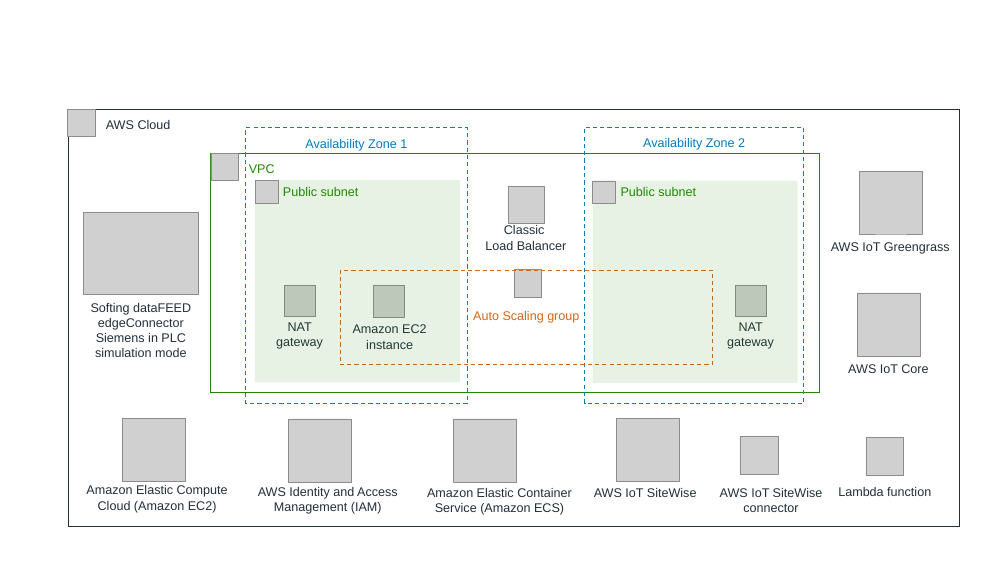
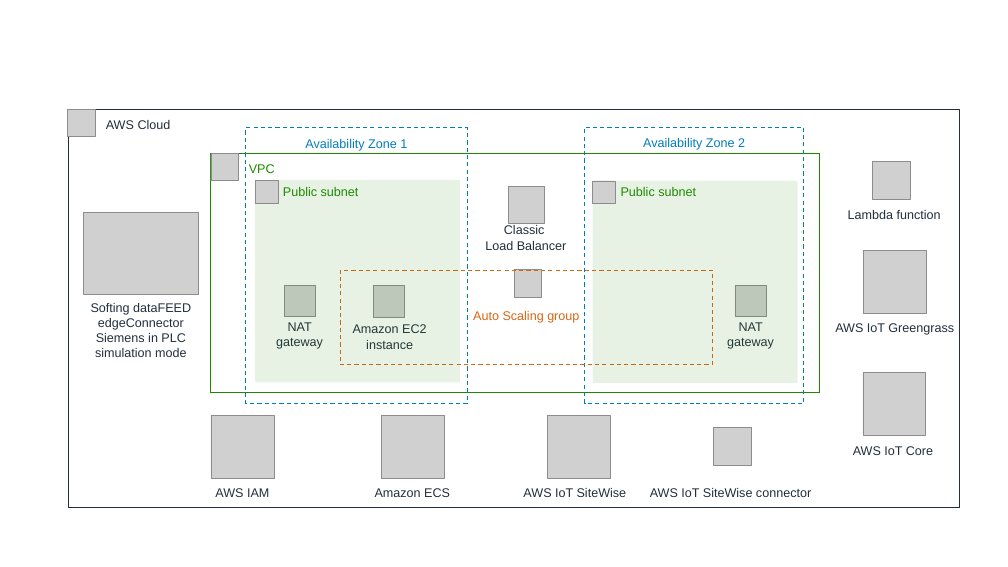
Before and after one commit to aws-quickstart/quickstart-softing-edgeconnector-siemens, a slide deck: slide 1 of docs/images/softing-edgeconnector-siemens-architecture-diagram.pptx. Drawn at 1008x567 pixels with LibreOffice and Linux fonts; fonts in the diff are those of the drawing; grey boxes stand for pictures. Boxes give left, top, right and bottom in pixels: in the first picture for what was removed or moved away, otherwise in the second. Text is boxed around its words. In the diff, an @@ line names an element or a change of style, - is before the commit and + after.

```diff
--- a/docs/images/softing-edgeconnector-siemens-architecture-diagram.pptx
+++ b/docs/images/softing-edgeconnector-siemens-architecture-diagram.pptx
@@ rectangle "AWS Cloud": place and size @@
-rectangle "AWS Cloud" at (68, 110, 960, 527)
+rectangle "AWS Cloud" at (68, 110, 960, 507)
@@ picture: place and size @@
-picture at (866, 438, 904, 476)
+picture at (873, 161, 910, 199)
@@ text "Lambda function": place and size @@
-text "Lambda function" at (838, 487, 931, 496)
+text "Lambda function" at (848, 210, 941, 219)
@@ 2 pictures, 2 texts: place and size @@
-2 pictures, 2 texts at (831, 171, 950, 373)
+2 pictures, 2 texts at (835, 251, 954, 455)
@@ picture removed at (123, 418, 185, 481) @@
@@ picture: place and size @@
-picture at (289, 419, 352, 482)
+picture at (211, 416, 274, 479)
@@ picture: place and size @@
-picture at (454, 419, 516, 482)
+picture at (381, 416, 444, 479)
@@ picture: place and size @@
-picture at (617, 418, 680, 481)
+picture at (547, 416, 610, 479)
@@ picture: place and size @@
-picture at (740, 436, 778, 474)
+picture at (714, 427, 752, 465)
@@ text removed at (86, 485, 228, 513) @@
-Amazon Elastic Compute Cloud (Amazon EC2)
@@ text at (215, 488, 269, 497): text changed @@
-AWS Identity and Access Management (IAM)
+AWS IAM
@@ text at (375, 488, 450, 497): text changed @@
-Amazon Elastic Container Service (Amazon ECS)
+Amazon ECS
@@ text "AWS IoT SiteWise": place and size @@
-text "AWS IoT SiteWise" at (594, 488, 697, 497)
+text "AWS IoT SiteWise" at (523, 488, 627, 497)
@@ text "AWS IoT SiteWise connector" rewrapped from (720, 488, 823, 512) to (650, 488, 811, 497) @@
```
Also in this commit, not shown: 4 other files.
